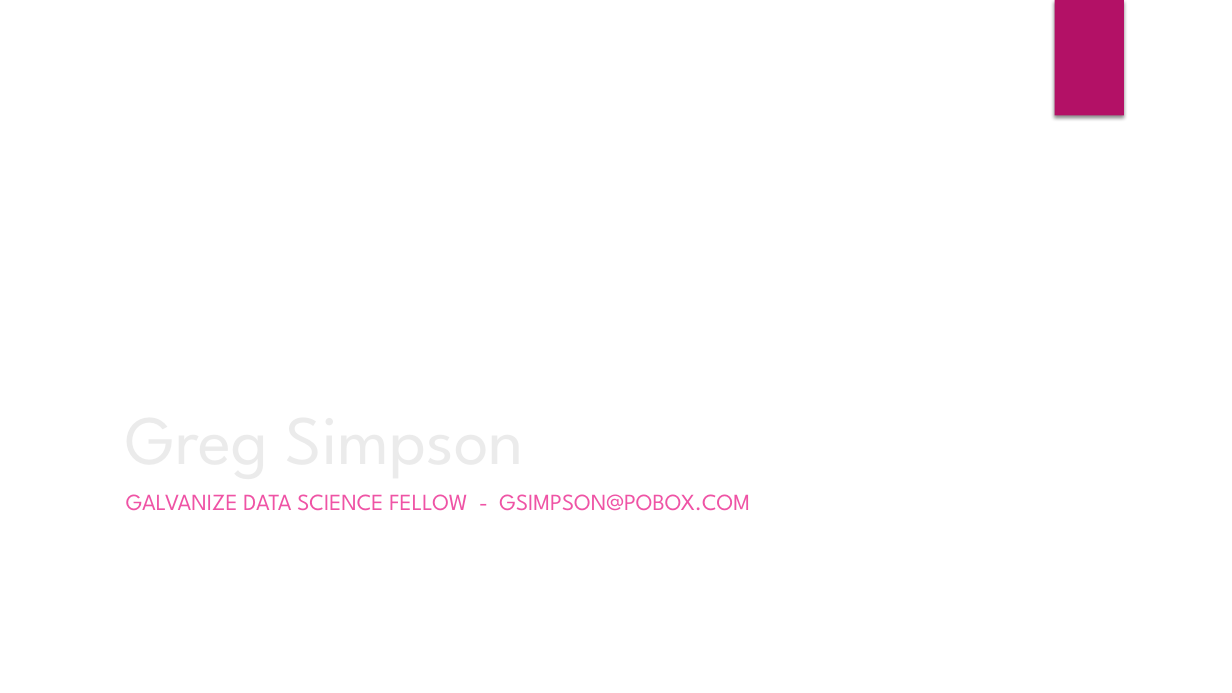
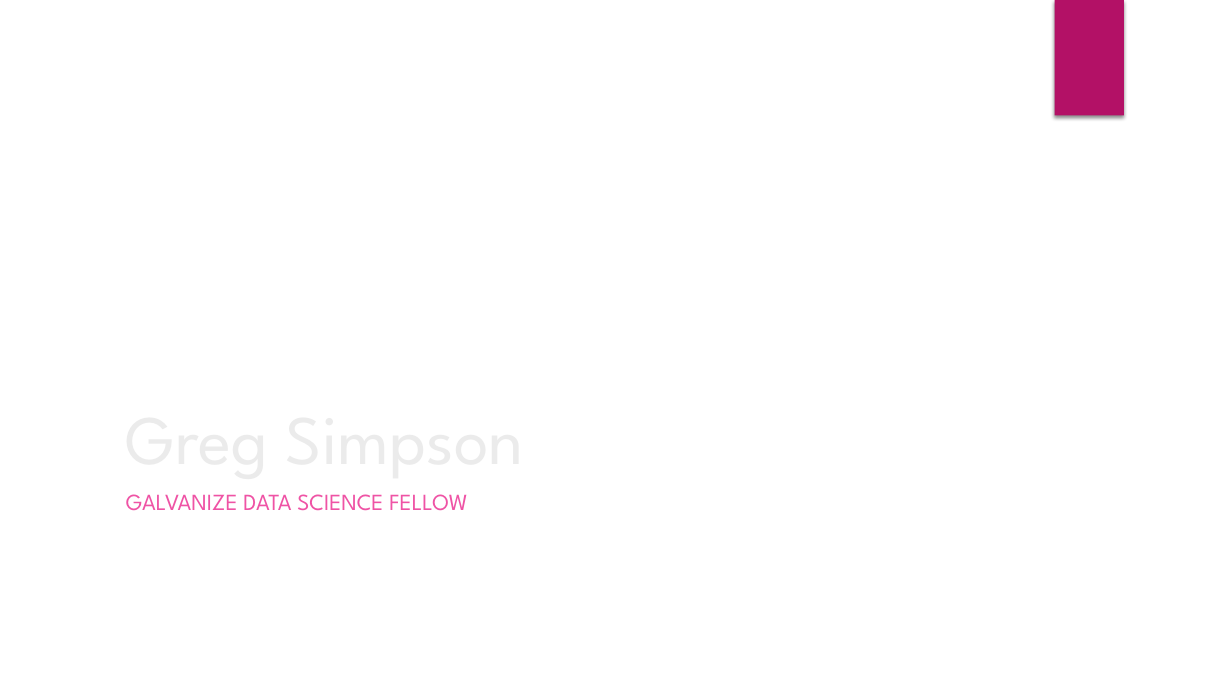
Before and after one commit to GregSimpson/SupportVectorMachine-CancerClassification, a slide deck: slide 1 of docs/gsimpson-CapstonePresentation.pptx. Drawn at 1232x693 pixels with LibreOffice and Linux fonts; fonts in the diff are those of the drawing; background and template pictures are left out. Boxes give left, top, right and bottom in pixels: in the first picture for what was removed or moved away, otherwise in the second. Text is boxed around its words. In the diff, an @@ line names an element or a change of style, - is before the commit and + after.

Commit message:
gjs

```diff
--- a/docs/gsimpson-CapstonePresentation.pptx
+++ b/docs/gsimpson-CapstonePresentation.pptx
@@ subtitle at (126,494,467,511): text changed @@
-GALVANIZE DATA SCIENCE FELLOW - GSIMPSON@POBOX.COM
+GALVANIZE DATA SCIENCE FELLOW
```
Also in this commit, not shown: 1 other slide changed, 1 slide added.
